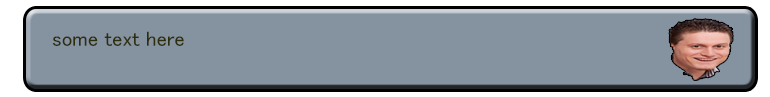
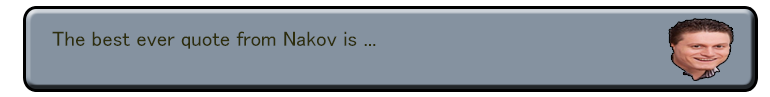
Layer changes from the first (770, 97) image to the second:
renamed "some text here" to "The best ever quote from Nakov is ...", painted on it over bbox(52, 31, 376, 49)
